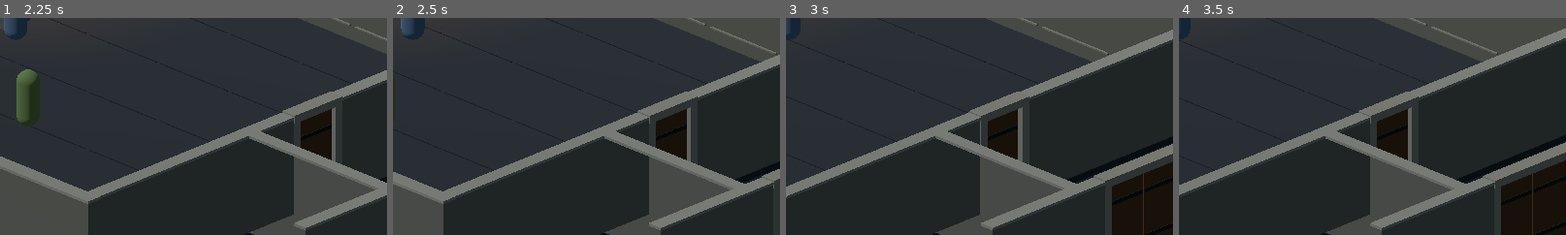
Above: before the commit, frames 1-4 (left to right).
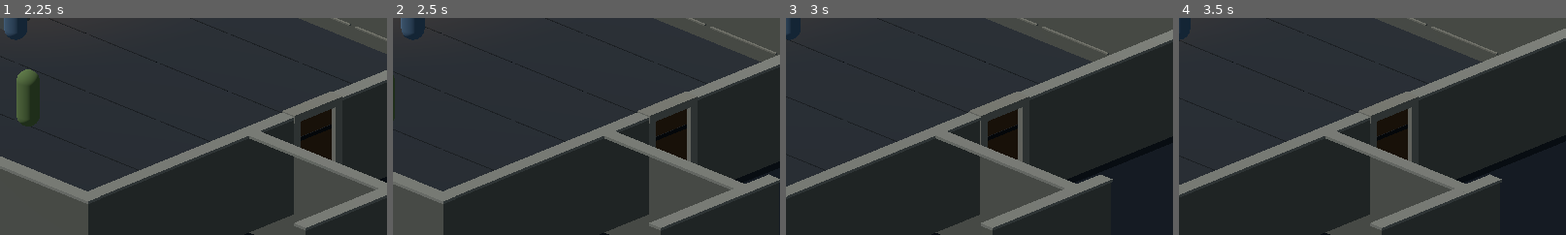
Above: after the commit, the same moments.

Repository: Jonty303/Project-Gauntlands
Game: Godot game, scene res://scenes/experiment_25d.tscn
Two runs of this game, one before a commit and one after it. Both use one fixed random seed, a clock stepped at 60 frames per second and the inputs below. This scene is started directly instead of the project's main scene.
Inputs (mouse positions are % of the whole screen's width and height, from its top left):
- Up to frame 1 (2.25 s): tap Enter (ui_accept) at 0.5, 0.77 s; move the mouse to (72, 45) at 0.52 s; hold D (move_right) 0.53-1.25 s; hold Space (attack) 0.53-1.25 s; click (72, 45) at 0.67 s; drag from (30, 55) to (45, 70) at 1.27 s; move the mouse to (60, 28) at 2.02 s; hold D (move_right) from 2.03 s (still down); tap Q (target_previous) at 2.1 s
- Up to frame 2 (2.5 s): keep holding D (move_right)
- Up to frame 3 (3 s): release D (move_right) at 2.75 s; drag from (45, 70) to (20, 35) at 2.77 s
- Up to frame 4 (3.5 s): no input
The pictures show only the part of the screen within x 50-100%, y 50-100%; the shares and areas given below are measured in that part.

Frame 1 is identical in both runs. In frame 2, 0.1% of the frame differs, in the area x 95-100%, y 69-79%; in frame 3, 5.2%; in frame 4, 5.6%, in the area x 78-100%, y 57-100%.

Commit message:
Refactor discovery into room-owned scene containers and conceal future doorways

Diff:
--- a/scripts/experiment_25d.gd
+++ b/scripts/experiment_25d.gd
@@ -17,8 +17,8 @@
 var doors: Array[Node3D] = []
 var corridor_revealed := false
 var chamber_revealed := false
-var hidden_corridor: Array[Node3D] = []
-var hidden_chamber: Array[Node3D] = []
+var corridor_root: Node3D
+var chamber_root: Node3D
 var goblin_state := "Idle"
 var goblin_distance := 0.0
 var light_enabled := true
@@ -116,31 +116,37 @@
     _animate_wall_windows(delta)
 
 func _setup_room_concealment() -> void:
-    # Hide the unexplored corridor and chamber while retaining their collisions.
-    for label in ["CorridorFloor", "CorridorWall", "SecondDoorJamb", "DoubleDoorFrame"]:
-        for child in get_children():
-            if child is Node3D and child.name.begins_with(label):
-                hidden_corridor.append(child)
-    for label in ["SecondFloor", "SecondNorth", "SecondSouth", "SecondEast"]:
-        var child := get_node_or_null(label) as Node3D
-        if child != null:
-            hidden_chamber.append(child)
-    for item in hidden_corridor + hidden_chamber:
-        item.visible = false
-    _make_box("UnexploredCorridor", Vector3(16,-0.01,0), Vector3(6,0.02,5), Color("#12171c"), false)
-    _make_box("UnexploredChamber", Vector3(24.5,-0.01,0), Vector3(11,0.02,13), Color("#12171c"), false)
+    # Room ownership, not a collection of unrelated visibility toggles.
+    # Keep entrance wall and first door in the visible starting room.
+    corridor_root = Node3D.new()
+    corridor_root.name = "CorridorRoom"
+    add_child(corridor_root)
+    chamber_root = Node3D.new()
+    chamber_root.name = "EncounterRoom"
+    add_child(chamber_root)
+    _move_room_parts(corridor_root, ["CorridorFloor", "CorridorWall", "SecondDoorJamb"])
+    _move_room_parts(chamber_root, ["SecondFloor", "SecondNorth", "SecondSouth", "SecondEast"])
+    # The second doorway is only known once the corridor is discovered.
+    doors[1].reparent(corridor_root, true)
+    corridor_root.visible = false
+    chamber_root.visible = false
+
+func _move_room_parts(destination: Node3D, prefixes: Array[String]) -> void:
+    for child in get_children():
+        if not child is Node3D or child == destination:
+            continue
+        for prefix in prefixes:
+            if child.name.begins_with(prefix):
+                child.reparent(destination, true)
+                break
 
 func _update_room_reveal() -> void:
-    if not corridor_revealed and doors.size() > 0 and bool(doors[0].get("opened")):
+    if not corridor_revealed and bool(doors[0].get("opened")):
         corridor_revealed = true
-        for item in hidden_corridor:
-            item.visible = true
-        get_node("UnexploredCorridor").visible = false
-    if not chamber_revealed and doors.size() > 1 and bool(doors[1].get("opened")):
+        corridor_root.visible = true
+    if not chamber_revealed and corridor_revealed and bool(doors[1].get("opened")):
         chamber_revealed = true
-        for item in hidden_chamber:
-            item.visible = true
-        get_node("UnexploredChamber").visible = false
+        chamber_root.visible = true
     if goblins.size() > 2:
         goblins[2].visible = chamber_revealed
 
@@ -149,6 +155,8 @@
         var closest: Node3D = null
         var closest_distance := 2.5
         for candidate in doors:
+            if not candidate.is_visible_in_tree():
+                continue
             var distance := hero.global_position.distance_to(candidate.global_position)
             if distance < closest_distance:
                 closest_distance = distance
